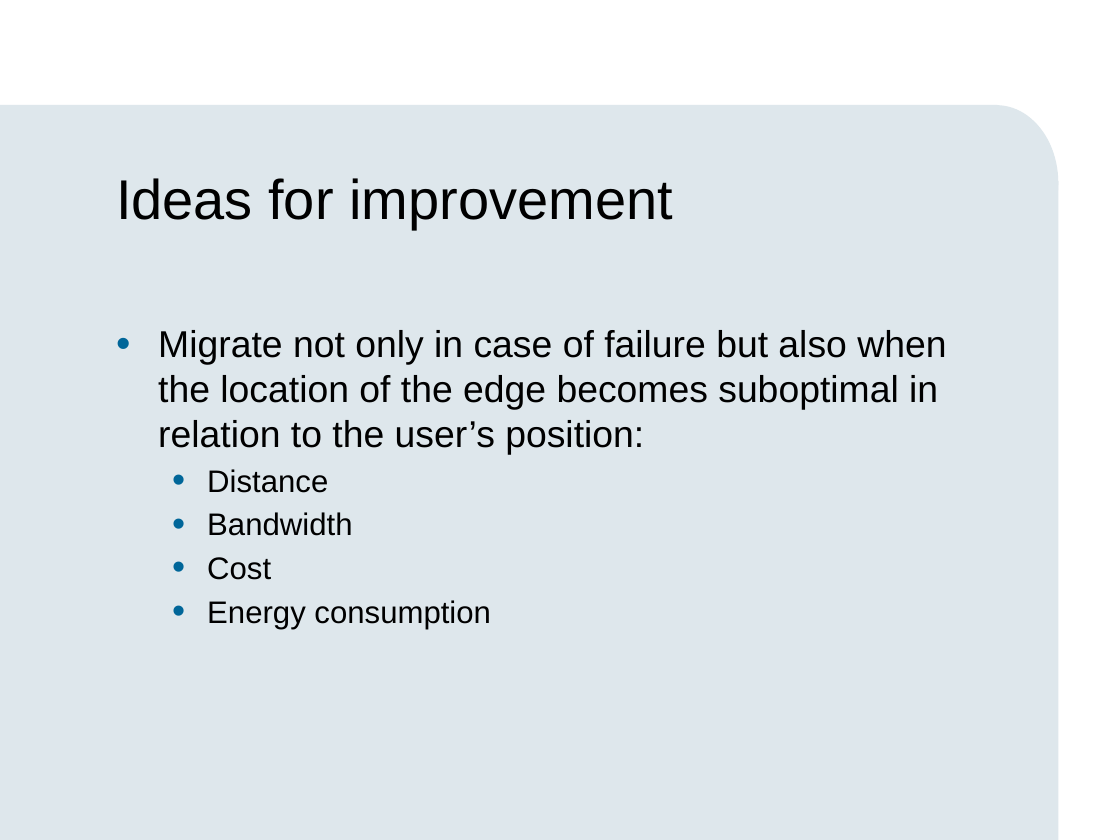
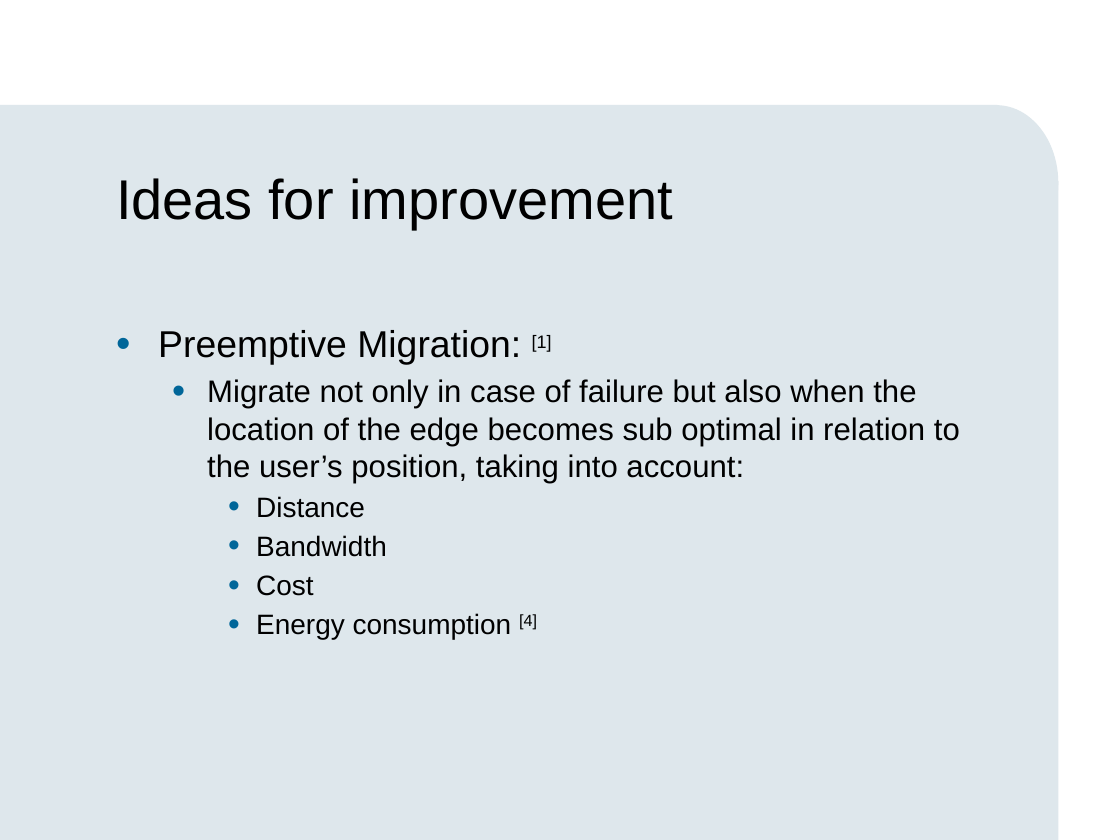
Before and after one commit to sevray1/e-commerce-assignment, a slide deck: slide 3 of presentation1/presentation1.pptx. Drawn at 1120x840 pixels with LibreOffice and Linux fonts; fonts in the diff are those of the drawing; background and template pictures are left out. Boxes give left, top, right and bottom in pixels: in the first picture for what was removed or moved away, otherwise in the second. Text is boxed around its words. In the diff, an @@ line names an element or a change of style, - is before the commit and + after.

Commit message:
Added finished presentation

```diff
--- a/presentation1/presentation1.pptx
+++ b/presentation1/presentation1.pptx
@@ text at bbox=[158, 330, 960, 483]: text changed; size 24 to 20 pt @@
-• Migrate not only in case of failure but also when the location of the edge becomes suboptimal in relation to the user’s position:
+• Preemptive Migration: [1]
+  • Migrate not only in case of failure but also when the location of the edge becomes sub optimal in relation to the user’s position, taking into account:
@@ text at bbox=[256, 496, 387, 596]: size 20 to 18 pt in "Distance", "Bandwidth", "Cost"; list level 2 to 3 in "Distance"; list level 2 to 3 in "Bandwidth"; list level 2 to 3 in "Cost" @@
@@ text at bbox=[256, 613, 537, 640]: text changed; size 20 to 18 pt @@
-  • Energy consumption
+    • Energy consumption [4]
```
Also in this commit, not shown: 1 other slide changed.
